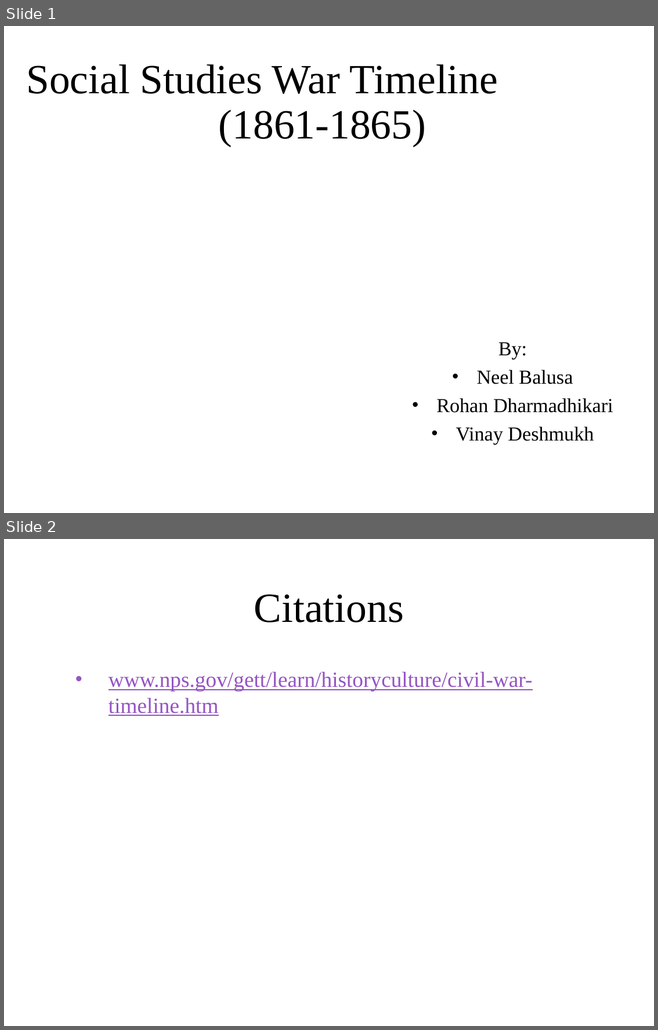
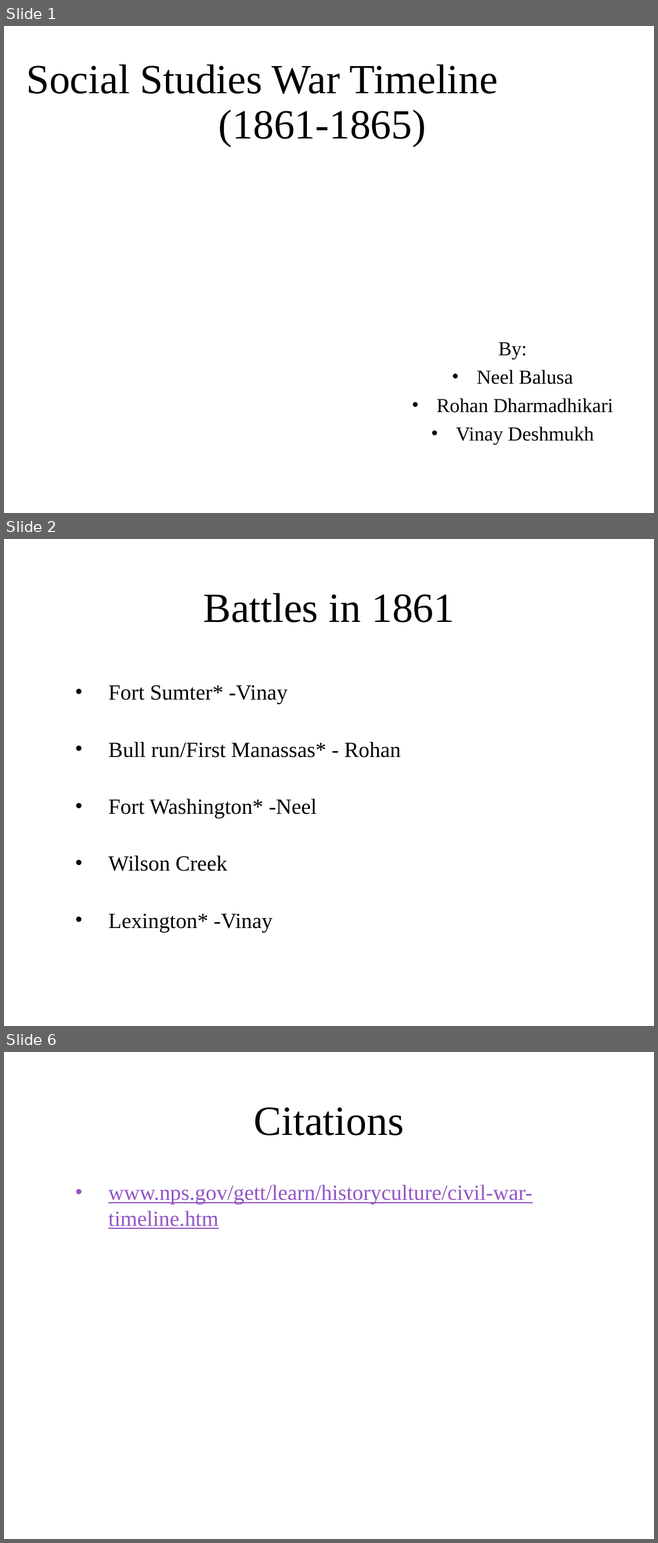
Before and after one commit to ngb3748/SS-Archive-proj, a slide deck: Archive project.pptx. Shown one above the other, each under a label of ours: slides 1 and 2 before the commit, slides 1, 2 and 6 after it; the slides between them are not shown. The pictures are 658x1030 and 658x1543 pixels, drawn with LibreOffice and Linux fonts; fonts in the diff are those of the drawing; background and template pictures are left out. Boxes give left, top, right and bottom in pixels: in the first picture for what was removed or moved away, otherwise in the second. Text is boxed around its words. In the diff, an @@ line names an element or a change of style, - is before the commit and + after.

```diff
--- a/Archive project.pptx
+++ b/Archive project.pptx
@@ slide 2 added at bbox=[4, 539, 654, 1026], background picture (left out) @@
@@ title added at bbox=[203, 593, 454, 623], 46 pt, text #000000 @@
+Battles in 1861
@@ text added at bbox=[108, 685, 400, 932], 24 pt, text #000000 @@
+• Fort Sumter* -Vinay
+• Bull run/First Manassas* - Rohan
+• Fort Washington* -Neel
+• Wilson Creek
+• Lexington* -Vinay
@@ what was slide 2 is now slide 6 @@
```
Also in this commit, not shown: 3 other slides added, 1 other file.
